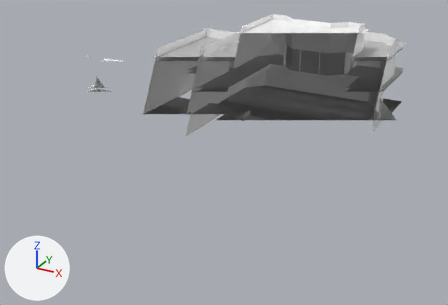
The FBX model Narcomancer/Assets/Meshes/Environment/Structure/Structure_EntireLevel_fbx_v01.fbx as it was, and as the next commit left it.
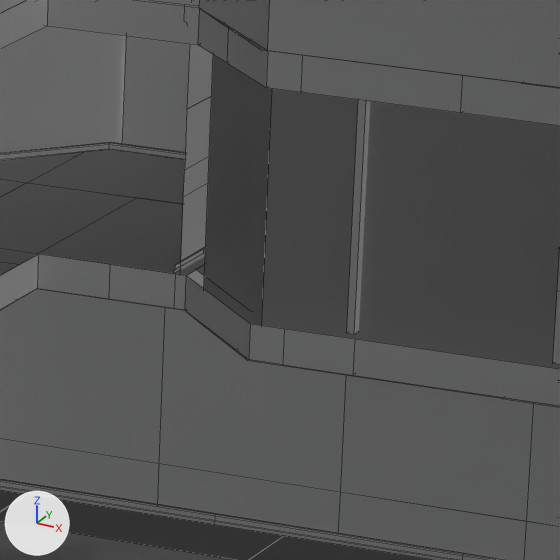
Each version appears first whole from a 50 mm camera at (68.8, -134.8, 45.1) aimed at (2.2, -13.7, -15.5), and next in a close-up on the part from 60% to 71% of the width and 13% to 30% of the height. Arrows for +X, +Y and +Z are at lower left; the lights stay in place. The close-ups show mesh edges as thin lines. Everything nearer to the camera than a plane just in front of the edit is cut away. Where no turn or scale is listed for an object, it has been applied to the vertices. Vertices at the same position are counted once.

The older version as bpy lines, for what is in view:
```python
me_mesh_008 = bpy.data.meshes.new('Mesh.008')
me_mesh_008.from_pydata([(9.62, 28.45, -5.63), (9.84, 28.45, -5.63), (9.62, 28.45, 1.41), (9.84, 28.45, 1.41), (9.62, 29.55, 1.41), (9.84, 29.55, 1.41), (9.62, 29.55, -5.63), (9.84, 29.55, -5.63)], [], [(0, 1, 3, 2), (4, 5, 7, 6), (1, 7, 5, 3), (6, 0, 2, 4)])
me_mesh_008.materials.append(mat_secondlevel_mat)  # its picture is missing
me_mesh_050 = bpy.data.meshes.new('Mesh.050')
me_mesh_050.from_pydata(...)  # 26 vertices, 6 faces; spans x -9.4..9.4, y -7.0..7.0, z 0.0
me_mesh_050.materials.append(mat_narcomancerofficefloor1)  # grey #bcbcbc
# before: 0 (-9.4, -1.0, 0.0), 1 (-1.4, -1.0, 0.0), 4 (6.6, -1.0, 0.0), 8 (-1.4, -1.0, 0.0), 9 (6.6, -1.0, 0.0)
# before: 10 (-1.4, -7.0, 0.0), 11 (6.6, -6.7, 0.0), 12 (6.4, -7.0, 0.0), 13 (-9.4, -1.0, 0.0), 14 (-1.4, -1.0, 0.0)
# before: 15 (-1.4, -7.0, 0.0), 16 (-6.4, -7.0, 0.0) at pixel (251, 311), 17 (-9.4, -3.8, 0.0) at pixel (195, 269), 18 (6.6, -1.0, 0.0), 19 (6.6, 7.0, 0.0)
# before: 20 (9.4, -1.0, 0.0), 21 (9.4, 7.0, 0.0), 22 (-1.4, -1.0, 0.0), 23 (6.6, -1.0, 0.0), 24 (-1.4, 7.0, 0.0)
# before: 25 (6.6, 7.0, 0.0)
me_mesh_053 = bpy.data.meshes.new('Mesh.053')
me_mesh_053.from_pydata(...)  # 320 vertices, 98 faces; spans x -21.4..21.4, y -35.2..35.3, z -5.5..5.6
me_mesh_053.materials.append(mat_lambert22)  # its picture is missing
ob_firstfloor_walls = bpy.data.objects.new('FirstFloor_Walls', me_mesh_053)
ob_firstfloor_walls.location = (7.1, -0.05, -12.23)
ob_narcomancerofficefloor = bpy.data.objects.new('NarcomancerOfficeFloor', me_mesh_050)
ob_narcomancerofficefloor.location = (6.98, 36.32, -5.7)
ob_polysurface266 = bpy.data.objects.new('polySurface266', me_mesh_008)
ob_polysurface266.location = (0.0, 0.0, 0.0)
# also in view: 'Structure_ThirdFloor' at (0.6, 4.8, 5.0); 'polySurface262' at (3.9, 29.0, -2.1); 'polySurface294' at (6.9, 8.8, -6.2); 'FirstFloor_Floor' at (6.8, 2.9, -13.0); 'Structure_SecondLevel_Glass' at (1.1, 6.6, -2.4)
```
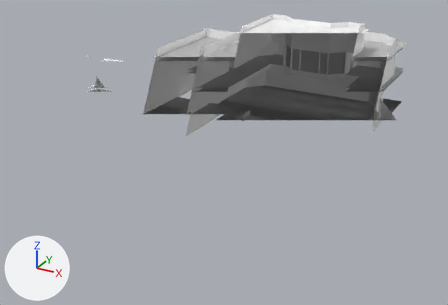
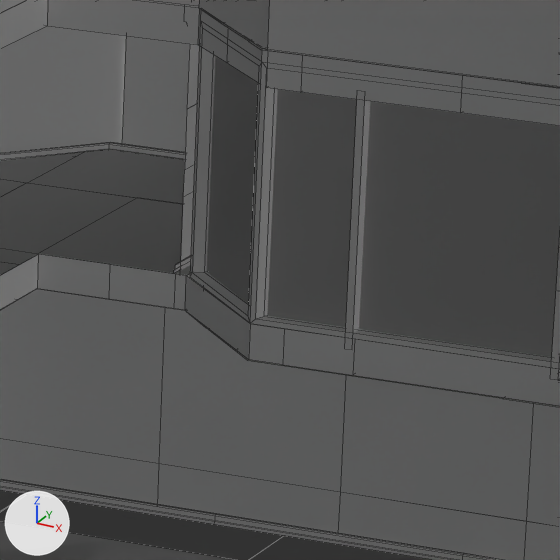
Where the newer file only moved an object's origin or applied its transform, the numbers keep the older frame.

Boxes [x1, y1, x2, y2] around the edits, measured in the close-ups (560 x 560 px):
'polySurface259', added
    after: [190, 14, 560, 369]
'polySurface266', moved
    before: [553, 254, 560, 364]
    after: [552, 235, 560, 369]
'NarcomancerOfficeFloor', reshaped (not visible afterwards)
    before: [196, 264, 249, 310]

What the commit changed:
me_mesh_050 has 26 vertices, 6 faces and spans x -9.4..9.4, y -7.0..7.0, z 0.0.
me_mesh_050 is used by ob_narcomancerofficefloor; location (6.98, 36.32, -5.7).
Verts and faces of me_mesh_050; kept vertices keep their numbers, new ones are numbered from 26.
Part 1, on me_mesh_050:
Vertices deleted: 9, 13, 14, 15, 18, 22, 23, 25 (with the faces that use them).
New faces: (1, 10, 12, 11, 4), (0, 17, 16, 10, 1), (4, 19, 24, 8), (4, 20, 21, 19).
Mesh me_mesh_002_1 is new.
It has 72 vertices, 71 faces and spans x -2.2..16.3, y 28.3..32.7, z -5.7..1.8.
It uses material mat_secondlevel_mat (its picture is missing).
Object 'polySurface266' (ob_polysurface266) moves from (0.0, 0.0, 0.0) to (9.73, 28.91, -2.51).
Object 'polySurface259' (ob_polysurface259) is new; it shows me_mesh_002_1.
Its location is (0.0, 0.0, 0.0).
